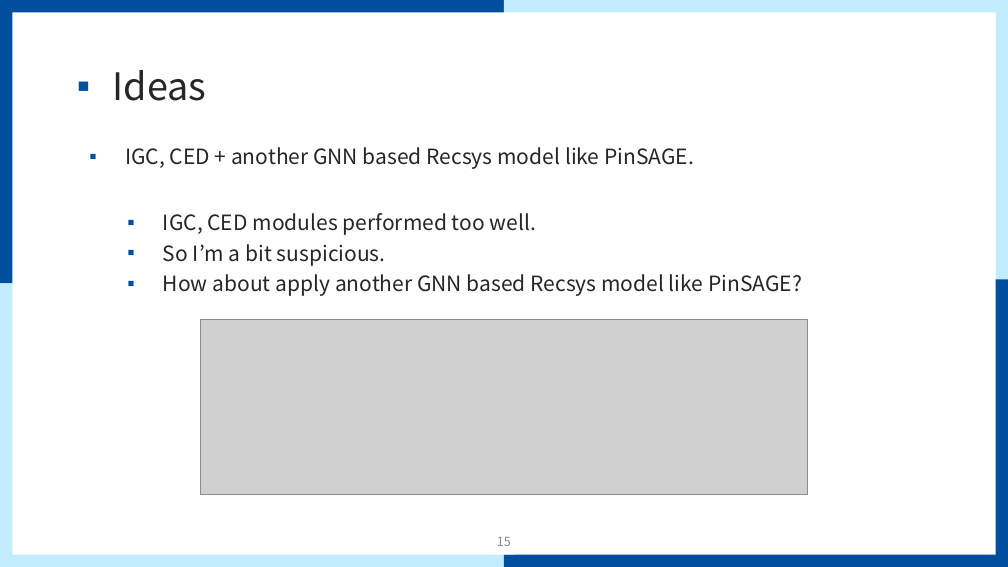
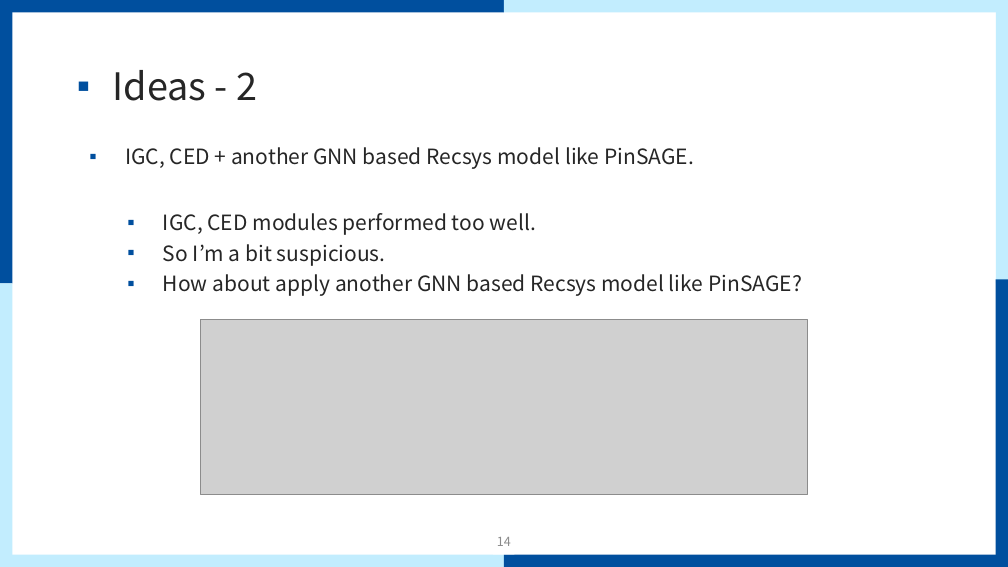
Before and after one commit to mmvv11/GraduateStudies, a slide deck: slide 14 of papers/papersForKCC/논문 관련 조사 및 아이디어.pptx (slide 15 before the commit). Drawn at 1008x567 pixels with LibreOffice and Linux fonts; fonts in the diff are those of the drawing; grey boxes stand for pictures; background and template pictures are left out. Boxes give left, top, right and bottom in pixels: in the first picture for what was removed or moved away, otherwise in the second. Text is boxed around its words. In the diff, an @@ line names an element or a change of style, - is before the commit and + after.

```diff
--- a/papers/papersForKCC/논문 관련 조사 및 아이디어.pptx
+++ b/papers/papersForKCC/논문 관련 조사 및 아이디어.pptx
@@ title at (113, 70, 257, 101): text changed @@
-▪ Ideas
+▪ Ideas - 2
@@ page number at (497, 537, 511, 546): text changed @@
-15
+14
```
Also in this commit, not shown: 6 other slides changed, 2 slides added, 3 other files.
